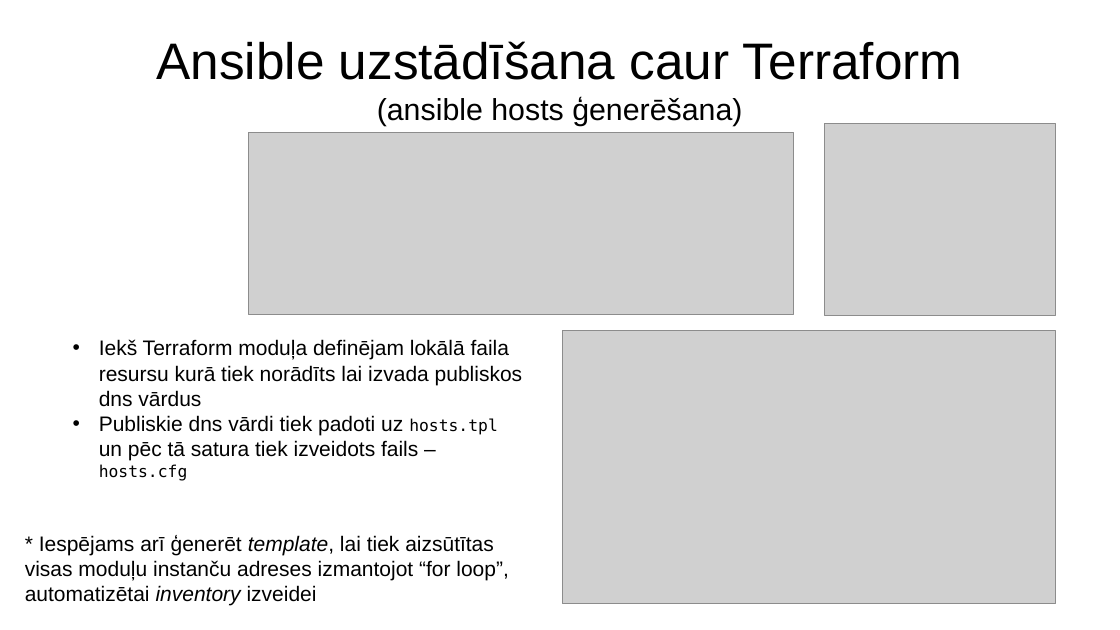
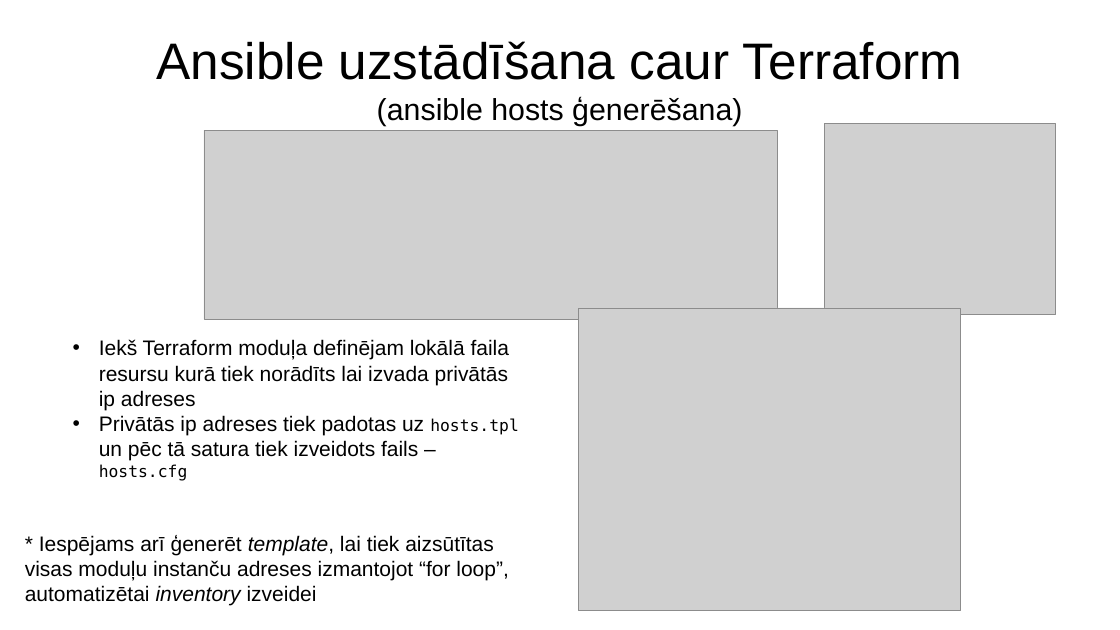
Before and after one commit to DitaGabalina/devops_db_group, a slide deck: slide 15 of docs/Slaidi.2022.07.04_v2.pptx. Drawn at 1120x630 pixels with LibreOffice and Linux fonts; fonts in the diff are those of the drawing; grey boxes stand for pictures. Boxes give left, top, right and bottom in pixels: in the first picture for what was removed or moved away, otherwise in the second. Text is boxed around its words. In the diff, an @@ line names an element or a change of style, - is before the commit and + after.

```diff
--- a/docs/Slaidi.2022.07.04_v2.pptx
+++ b/docs/Slaidi.2022.07.04_v2.pptx
@@ picture: place and size @@
-picture at bbox=[248, 132, 793, 314]
+picture at bbox=[204, 130, 777, 319]
@@ picture: place and size @@
-picture at bbox=[562, 331, 1055, 604]
+picture at bbox=[579, 308, 961, 611]
@@ text at bbox=[99, 339, 519, 481]: text changed @@
-• Iekš Terraform moduļa definējam lokālā faila resursu kurā tiek norādīts lai izvada publiskos dns vārdus
-• Publiskie dns vārdi tiek padoti uz hosts.tpl un pēc tā satura tiek izveidots fails – hosts.cfg
+• Iekš Terraform moduļa definējam lokālā faila resursu kurā tiek norādīts lai izvada privātās ip adreses
+• Privātās ip adreses tiek padotas uz hosts.tpl un pēc tā satura tiek izveidots fails – hosts.cfg
```
Also in this commit, not shown: 15 other slides changed, 3 slides added, 1 slide removed, 1 other file.
